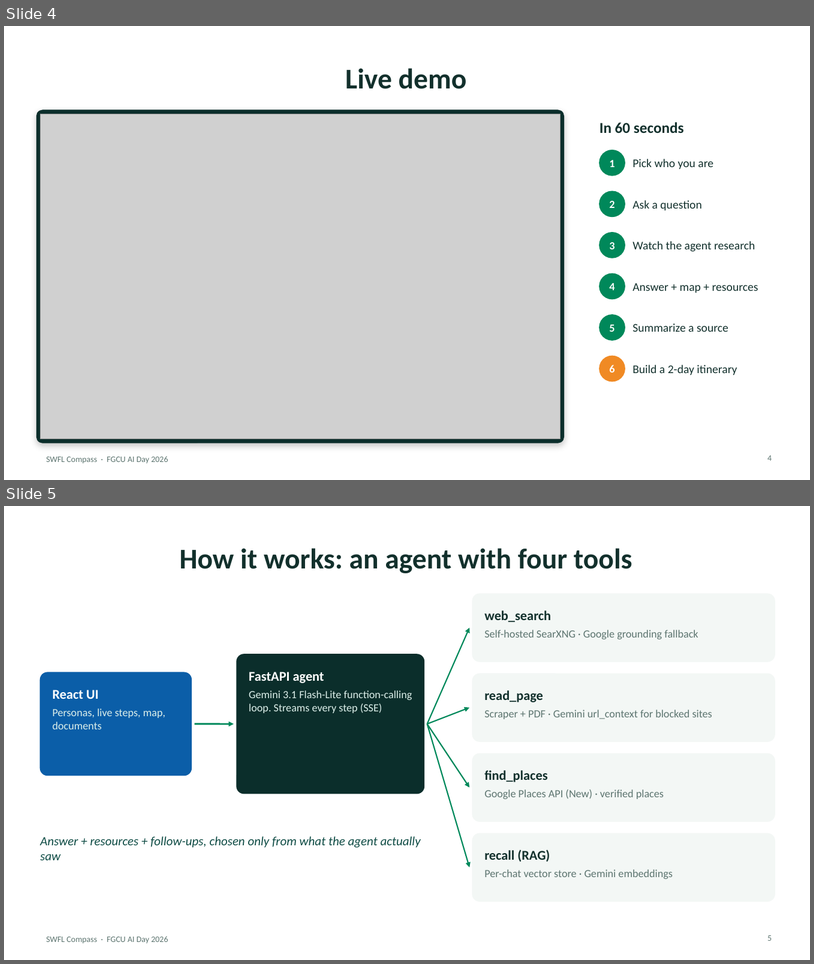
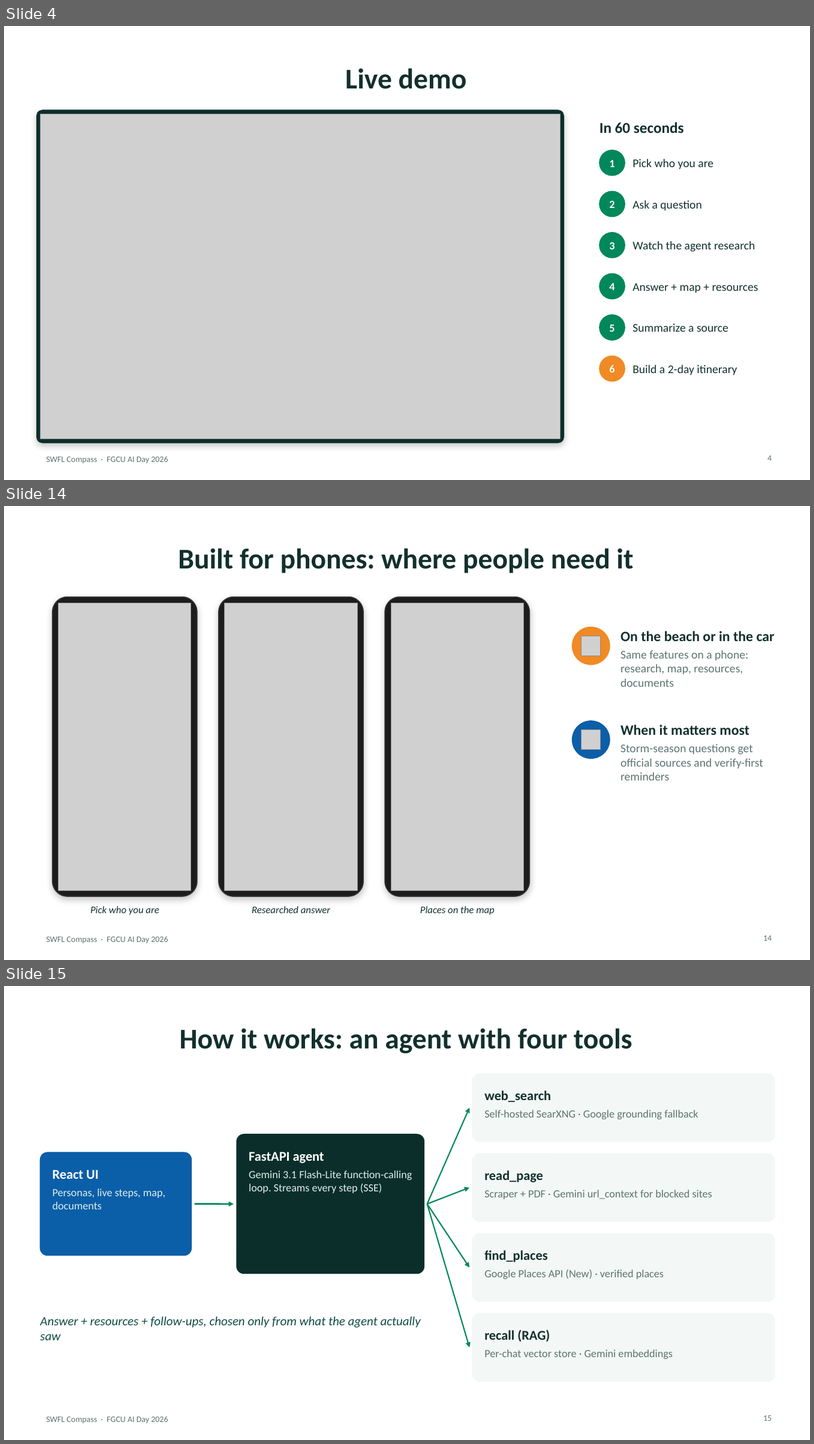
Before and after one commit to Nicholas55555/swfl-compass, a slide deck: presentation/SWFL-Compass.pptx. Shown one above the other, each under a label of ours: slides 4 and 5 before the commit, slides 4, 14 and 15 after it; the slides between them are not shown. The pictures are 814x964 and 814x1444 pixels, drawn with LibreOffice and Linux fonts; fonts in the diff are those of the drawing; grey boxes stand for pictures. Boxes give left, top, right and bottom in pixels: in the first picture for what was removed or moved away, otherwise in the second. Text is boxed around its words. In the diff, an @@ line names an element or a change of style, - is before the commit and + after.

```diff
--- a/presentation/SWFL-Compass.pptx
+++ b/presentation/SWFL-Compass.pptx
@@ slide 14 added at [4, 506, 810, 960], background #FFFFFF; not listed: 1 template element that a slide beside it also shows @@
@@ title added at [178, 548, 633, 573], 34 pt, text #12302C, bold @@
+Built for phones: where people need it
@@ rounded rectangle added at [53, 597, 197, 896], fill #1C1C1C, outline #3A3A3A 1 pt @@
@@ picture added at [59, 603, 191, 890] @@
@@ rounded rectangle added at [219, 597, 363, 896], fill #1C1C1C, outline #3A3A3A 1 pt @@
@@ picture added at [225, 603, 357, 890] @@
@@ rounded rectangle added at [385, 597, 530, 896], fill #1C1C1C, outline #3A3A3A 1 pt @@
@@ picture added at [391, 603, 524, 890] @@
@@ ellipse added at [573, 627, 610, 664], fill #F08A24, outline #F08A24 1 pt @@
@@ text added at [621, 631, 775, 641], 17 pt, text #12302C, bold @@
+On the beach or in the car
@@ picture added at [582, 636, 601, 655] @@
@@ text added at [621, 650, 749, 687], 14 pt, text #5D7570 @@
+Same features on a phone: research, map, resources, documents
@@ ellipse added at [573, 721, 610, 758], fill #0B5EA8, outline #0B5EA8 1 pt @@
@@ picture added at [582, 730, 601, 749] @@
@@ text added at [621, 724, 750, 735], 17 pt, text #12302C, bold @@
+When it matters most
@@ text added at [621, 744, 764, 780], 14 pt, text #5D7570 @@
+Storm-season questions get official sources and verify-first reminders
@@ text added at [90, 906, 159, 915], 12 pt, text #12302C, italic @@
+Pick who you are
@@ text added at [252, 906, 330, 913], 12 pt, text #12302C, italic @@
+Researched answer
@@ text added at [420, 906, 495, 915], 12 pt, text #12302C, italic @@
+Places on the map
@@ page number added at [764, 935, 772, 940], 10 pt, text #5D7570 @@
+14
@@ what was slide 5 is now slide 15 @@
@@ page number at [764, 1415, 772, 1420]: text changed @@
-5
+15
```
Also in this commit, not shown: 9 other slides added, 2 slides removed, 19 other files.
